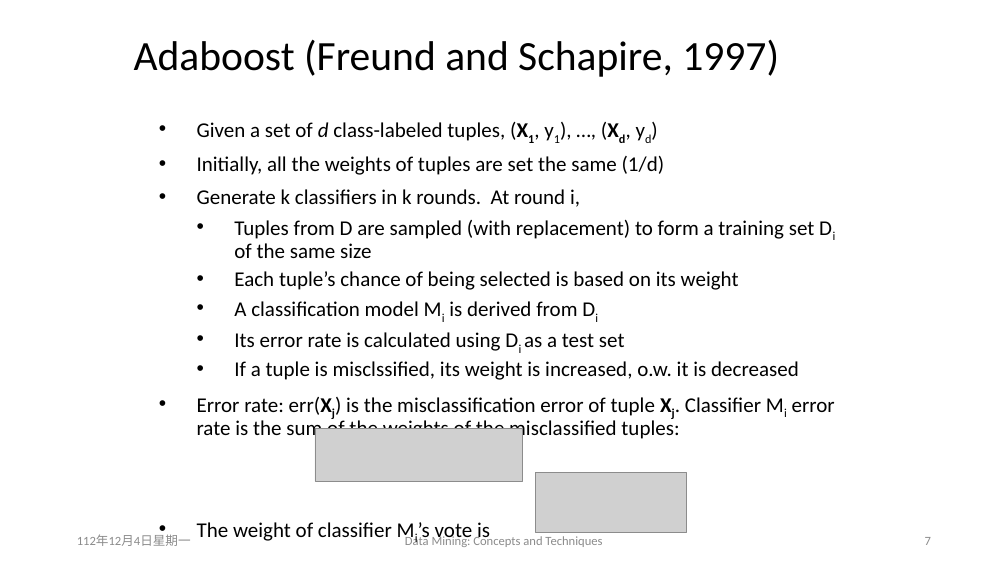
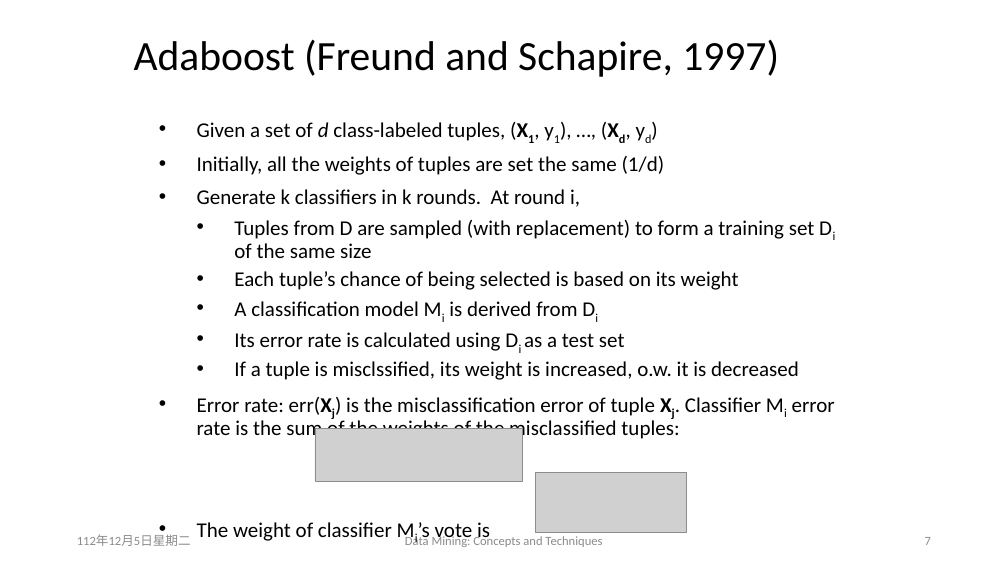
Before and after one commit to carina419/NTUST, a slide deck: slide 7 of MI5130701 資料探勘 Data Mining/Ensemble methods.pptx. Drawn at 1008x567 pixels with LibreOffice and Linux fonts; fonts in the diff are those of the drawing; grey boxes stand for pictures. Boxes give left, top, right and bottom in pixels: in the first picture for what was removed or moved away, otherwise in the second. Text is boxed around its words. In the diff, an @@ line names an element or a change of style, - is before the commit and + after.

```diff
--- a/MI5130701 資料探勘 Data Mining/Ensemble methods.pptx
+++ b/MI5130701 資料探勘 Data Mining/Ensemble methods.pptx
@@ text at [77,535,191,546]: text changed @@
-112年12月4日星期一
+112年12月5日星期二
```
Also in this commit, not shown: 10 other slides changed, 4 other files.
